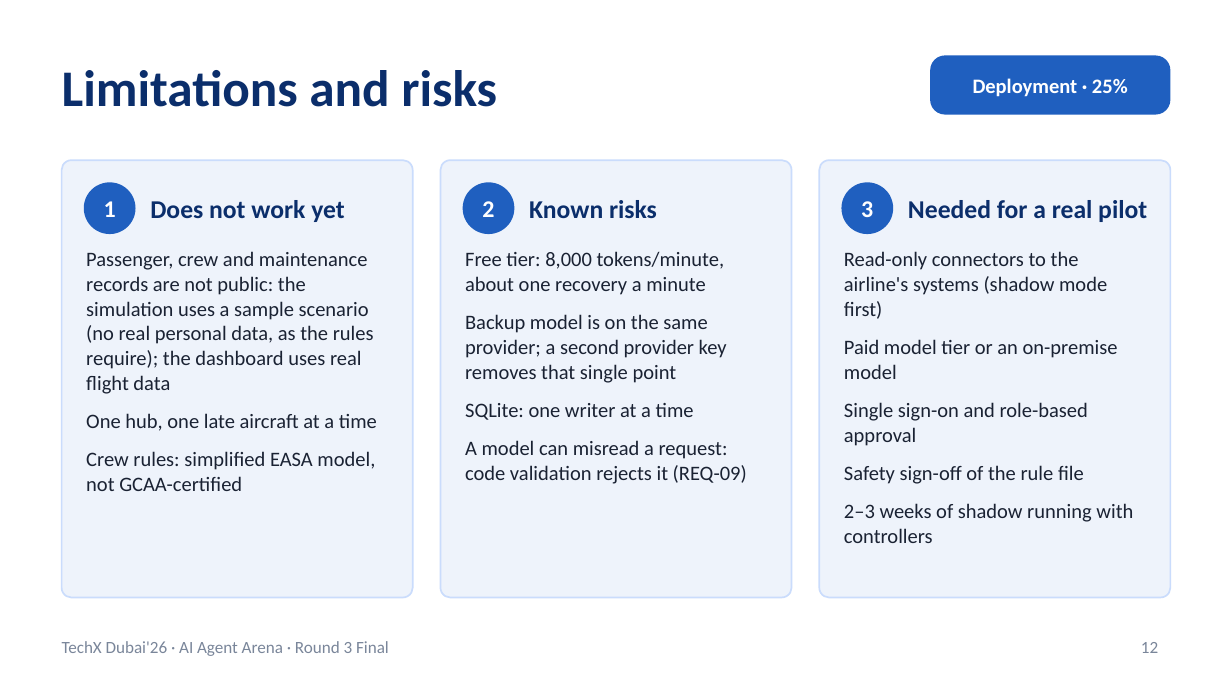
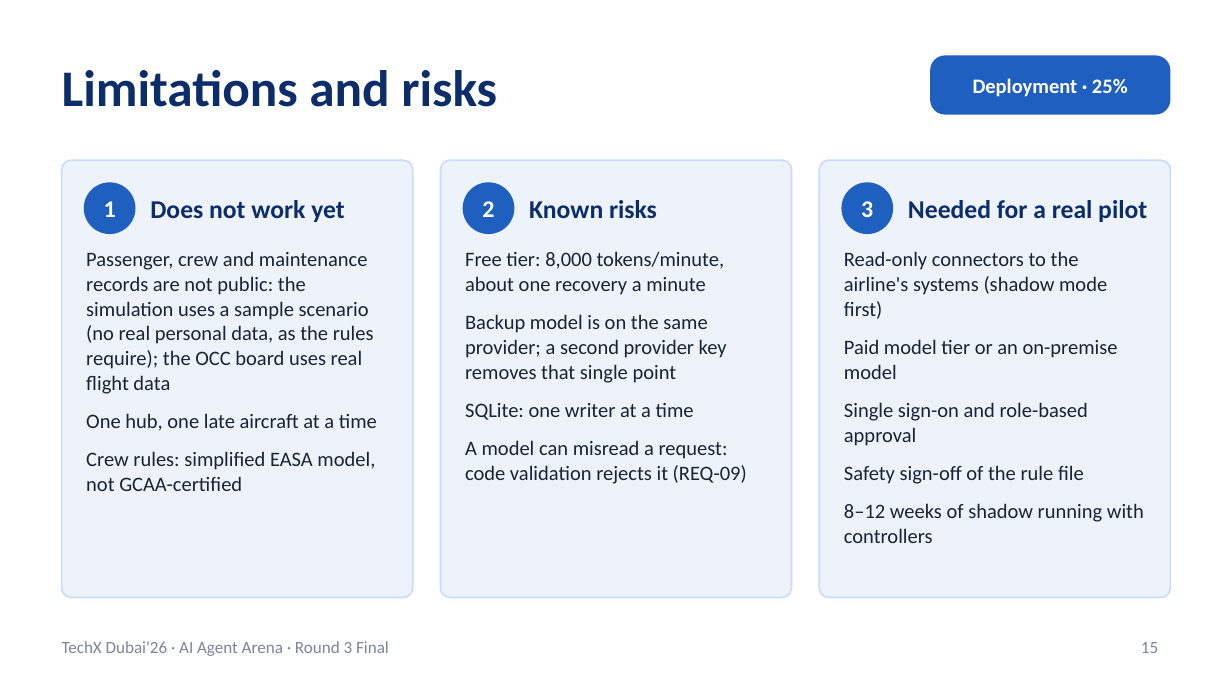
Before and after one commit to RithikhC/EagleX, a slide deck: slide 15 of docs/EagleX_Round3_Final.pptx (slide 12 before the commit). Drawn at 1232x693 pixels with LibreOffice and Linux fonts; fonts in the diff are those of the drawing. Boxes give left, top, right and bottom in pixels: in the first picture for what was removed or moved away, otherwise in the second. Text is boxed around its words. In the diff, an @@ line names an element or a change of style, - is before the commit and + after.

```diff
--- a/docs/EagleX_Round3_Final.pptx
+++ b/docs/EagleX_Round3_Final.pptx
@@ text at [86,251,374,394]: text changed @@
-Passenger, crew and maintenance records are not public: the simulation uses a sample scenario (no real personal data, as the rules require); the dashboard uses real flight data
+Passenger, crew and maintenance records are not public: the simulation uses a sample scenario (no real personal data, as the rules require); the OCC board uses real flight data
@@ text at [844,503,1144,543]: text changed @@
-2–3 weeks of shadow running with controllers
+8–12 weeks of shadow running with controllers
@@ page number at [1141,642,1158,653]: text changed @@
-12
+15
```
Also in this commit, not shown: 11 other slides changed, 7 slides added, 1 slide removed, 13 other files.
